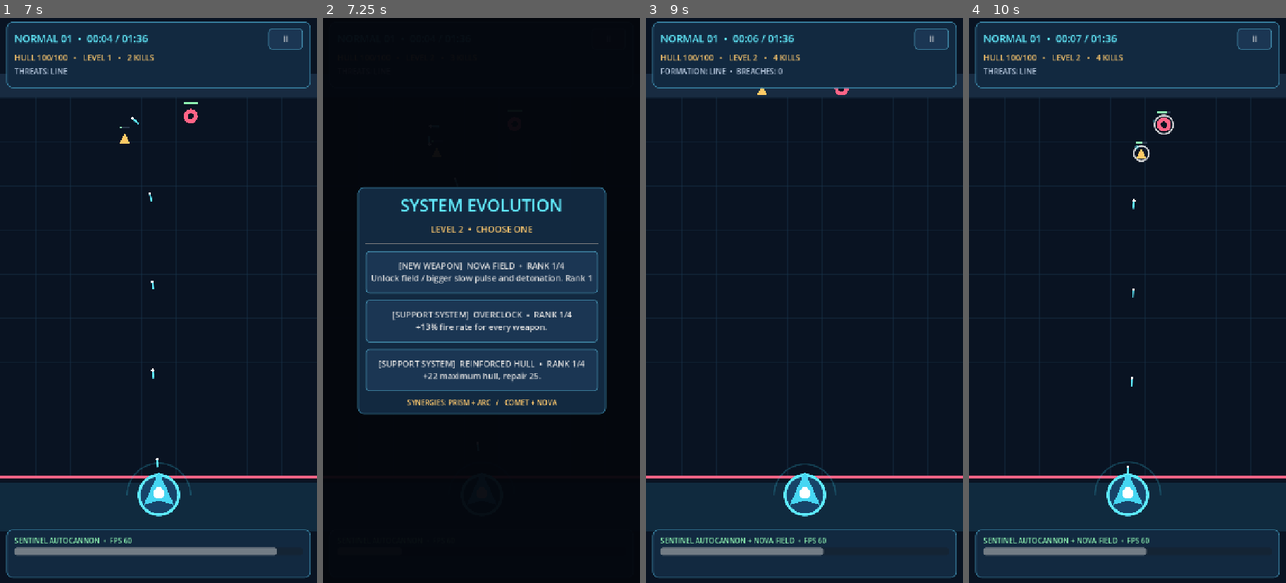
Above: before the commit, frames 1-4 (left to right).
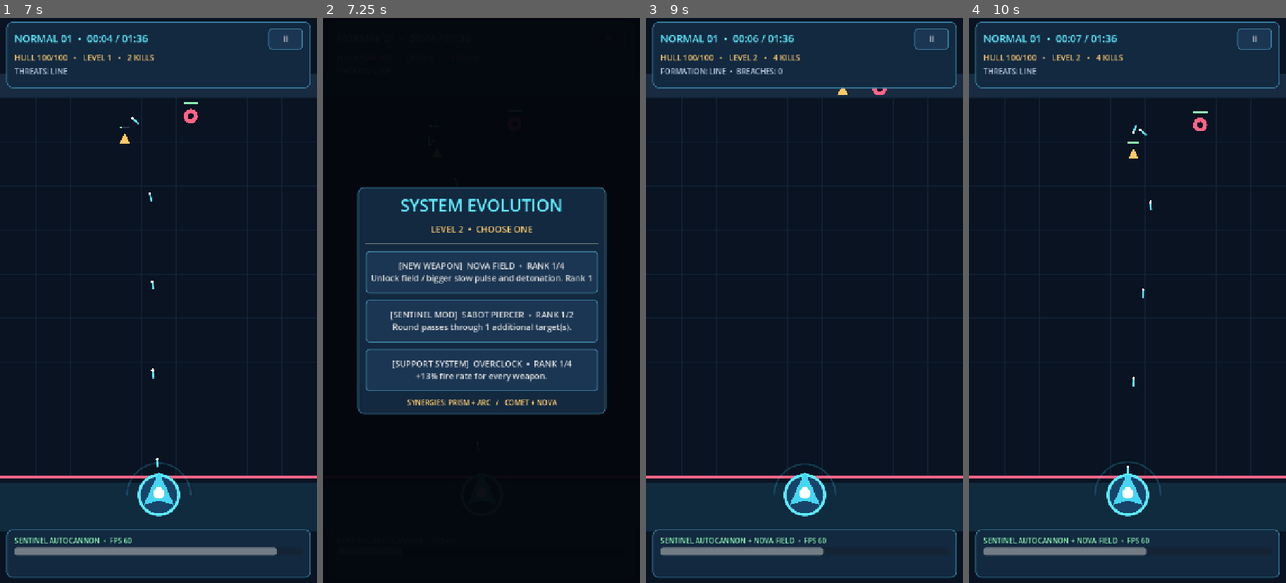
Above: after the commit, the same moments.

Repository: dante-souza/bastion_zero
Game: Godot game, scene res://scenes/main.tscn
The game is run twice, just before and just after one commit, with the same random seed, the same clock (stepped at 60 frames per second) and the same inputs.
Inputs (mouse positions are in pixels of both pictures, inside the frame that each line leads up to):
- Up to frame 1 (7 s): click "DEPLOY • NORMAL 01" at 0.5 s; click "II" at 1.25 s; click "RESUME" at 2 s; click "II" at 2.75 s; click "RESUME" at 3.5 s; click "II" at 4.25 s; click "RESUME" at 5 s; move the mouse to (228, 272) at 5.77 s; click (228, 272) at 5.92 s; move the mouse to (95, 328) at 6.52 s; click (95, 328) at 6.67 s
- Up to frame 2 (7.25 s): no input
- Up to frame 3 (9 s): click "[NEW WEAPON] NOVA FIELD • RAN…" at 7.25 s; move the mouse to (836, 176) at 8.02 s; click (836, 176) at 8.17 s; move the mouse to (788, 413) at 8.77 s; click (788, 413) at 8.92 s
- Up to frame 4 (10 s): move the mouse to (1222, 385) at 9.52 s; click (1222, 385) at 9.67 s

Frame 1 is identical in both runs. In frame 2, 1.6% of the frame differs, in the area x 17-83%, y 51-65%; in frame 3, 0.1%; in frame 4, 0.5%.

Commit message:
feat(cards): keep Sentinel evolutions offered and ground style reference in full recording

Diff:
--- a/scripts/game_catalog.gd
+++ b/scripts/game_catalog.gd
@@ -104,20 +104,27 @@
 static func upgrade_offers(levels: Dictionary, rng: RandomNumberGenerator, count: int = 3) -> Array[String]:
     var available: Array[String] = []
     var locked: Array[String] = []
+    var sentinel_options: Array[String] = []
     for key in UPGRADE_ORDER:
         if int(levels.get(key, 0)) < upgrade_cap(key):
             available.append(key)
             if WEAPON_ORDER.has(key) and int(levels.get(key, 0)) == 0:
                 locked.append(key)
+            if key == "gun" or GUN_MODS.has(key):
+                sentinel_options.append(key)
     if available.is_empty():
         return []
     _shuffle(available, rng)
     _shuffle(locked, rng)
+    _shuffle(sentinel_options, rng)
     var offers: Array[String] = []
     # Always offer an undiscovered weapon, where possible, to avoid an
     # upgrade-only run with no access to the four combat systems.
-    if not locked.is_empty():
+    if not locked.is_empty() and offers.size() < count:
         offers.append(locked[0])
+    # At least one Sentinel evolution while there is an unmaxed gun card.
+    if not sentinel_options.is_empty() and offers.size() < count:
+        offers.append(sentinel_options[0])
     for key in available:
         if offers.size() >= count:
             break
--- a/tests/test_smoke.gd
+++ b/tests/test_smoke.gd
@@ -37,6 +37,11 @@
         if GameCatalog.WEAPON_ORDER.has(key) and int(upgrades[key]) == 0:
             has_unlock = true
     _expect(has_unlock, "unlock available during early build")
+    var sentinel_in_offers := false
+    for offered in offers:
+        if offered == "gun" or GameCatalog.GUN_MODS.has(offered):
+            sentinel_in_offers = true
+    _expect(sentinel_in_offers, "early card offers include a Sentinel evolution")
 
     var legacy := SaveData.validated({"bank": 12, "meta": {"hull": 2}, "runs": 3, "wins": 2})
     _expect(legacy["bank"] == 12 and legacy["meta"]["hull"] == 2, "v1 player progress migrates")
Not shown, changed: README.md
Not shown, changed: docs/VISUAL-DIRECTION-EARLY-GAME.md
